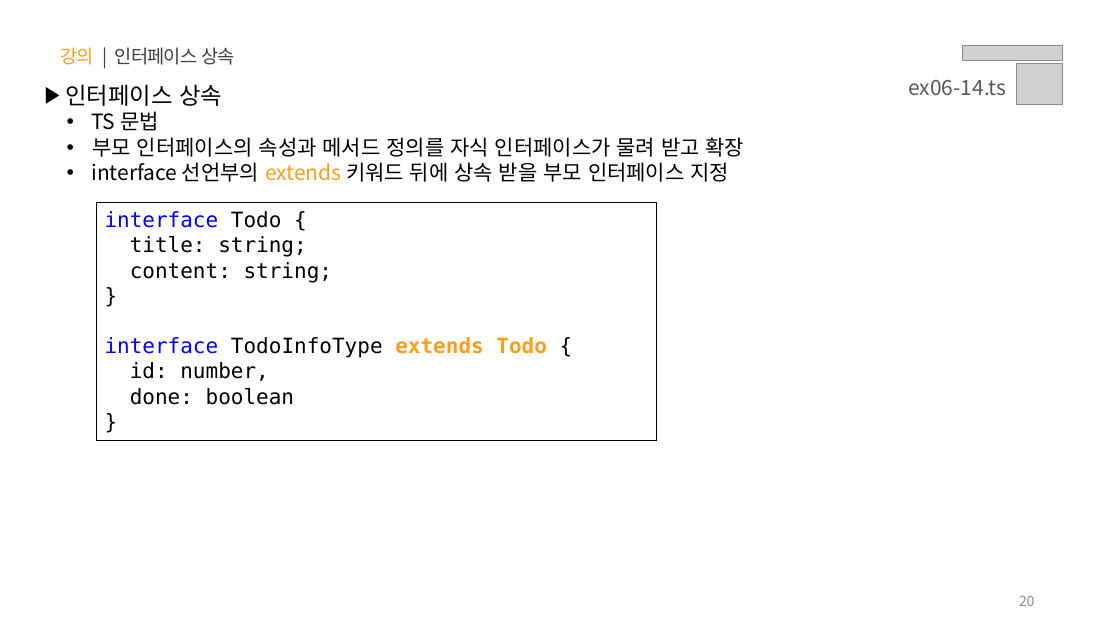
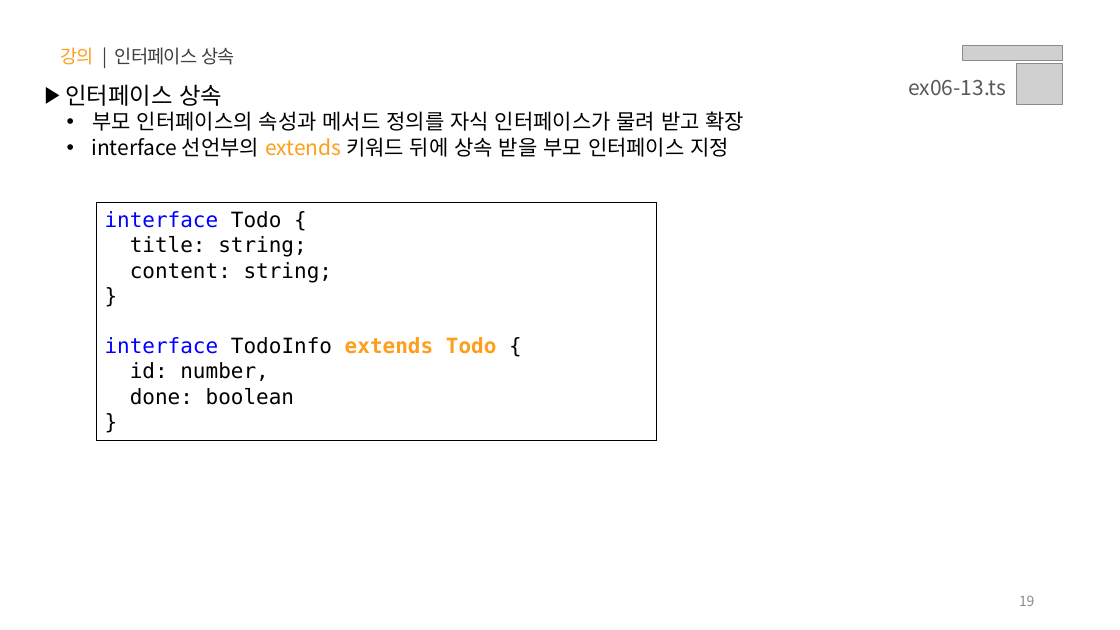
Before and after one commit to jeong0403/learn-JS, a slide deck: slide 19 of PPT/06.자바스크립트 - 타입스크립트.pptx (slide 20 before the commit). Drawn at 1120x630 pixels with LibreOffice and Linux fonts; fonts in the diff are those of the drawing; grey boxes stand for pictures. Boxes give left, top, right and bottom in pixels: in the first picture for what was removed or moved away, otherwise in the second. Text is boxed around its words. In the diff, an @@ line names an element or a change of style, - is before the commit and + after.

```diff
--- a/PPT/06.자바스크립트 - 타입스크립트.pptx
+++ b/PPT/06.자바스크립트 - 타입스크립트.pptx
@@ text at (x1=908, y1=80, x2=1006, y2=95): text changed @@
-ex06-14.ts
+ex06-13.ts
@@ text at (x1=91, y1=111, x2=159, y2=131): paragraph removed @@
-  • TS 문법
@@ text in rectangle at (x1=105, y1=337, x2=497, y2=354): text changed; text colour #000000 to #FF9E1B @@
-interface TodoInfoType extends Todo {
+interface TodoInfo extends Todo {
@@ page number at (x1=1019, y1=596, x2=1035, y2=606): text changed @@
-20
+19
```
Also in this commit, not shown: 19 other slides changed, 3 slides added, 1 slide removed, 43 other files.
